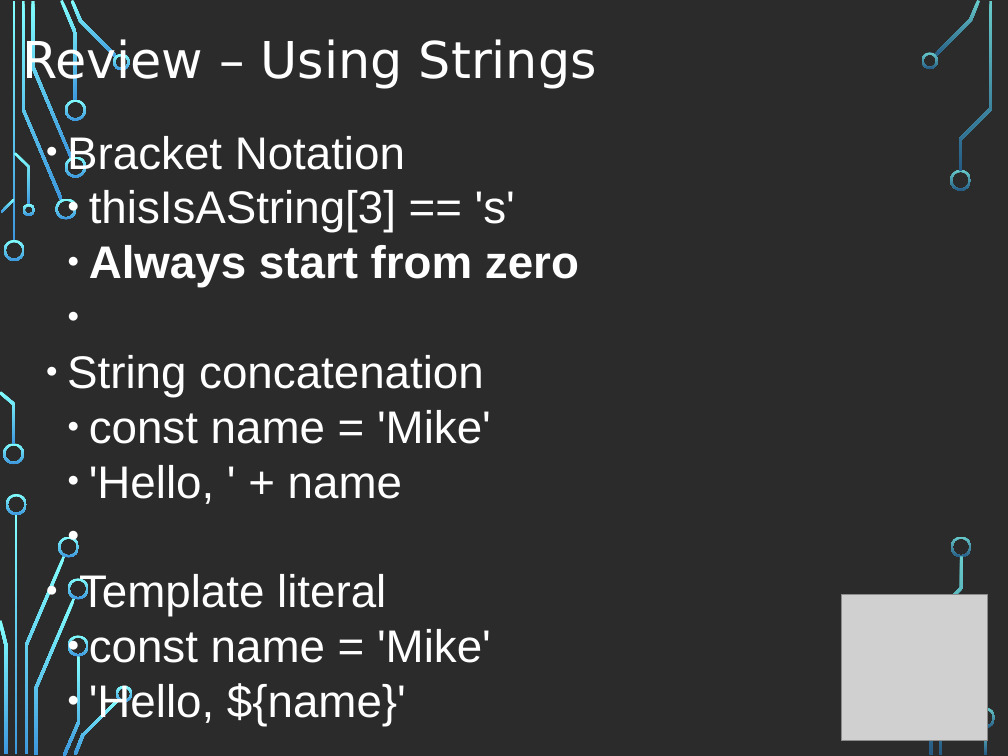
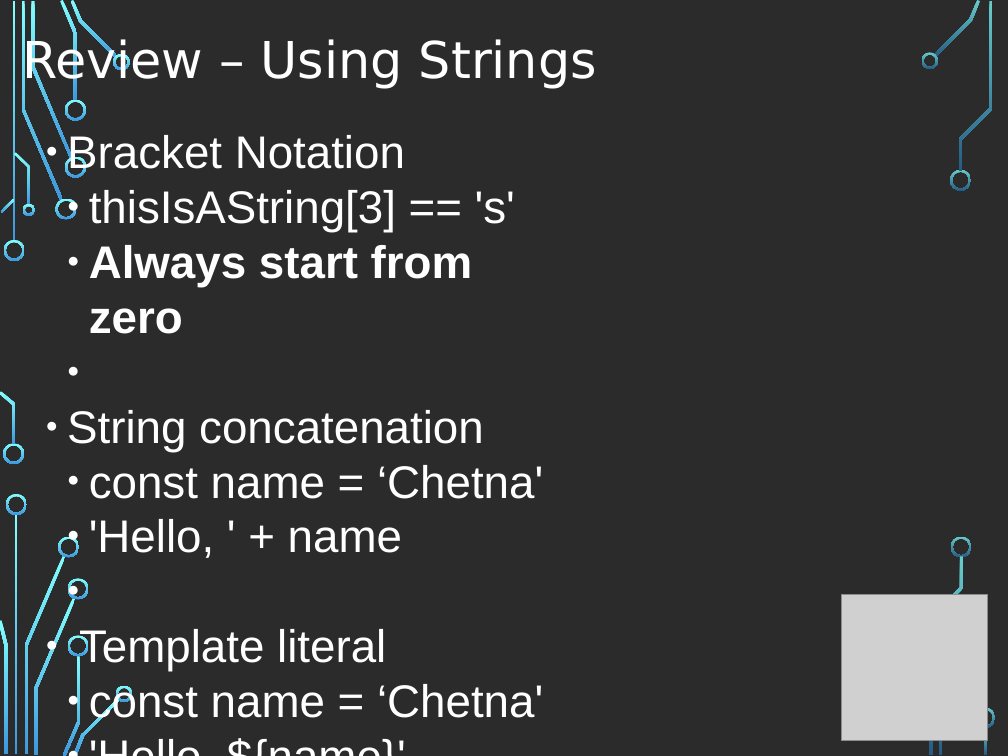
Before and after one commit to chetna23/codergirl21, a slide deck: slide 8 of Class 3.odp. Drawn at 1008x756 pixels with LibreOffice and Linux fonts; fonts in the diff are those of the drawing; grey boxes stand for pictures; background and template pictures are left out; a plain dark background stands for a picture behind light text. Boxes give left, top, right and bottom in pixels: in the first picture for what was removed or moved away, otherwise in the second. Text is boxed around its words. In the diff, an @@ line names an element or a change of style, - is before the commit and + after.

```diff
--- a/Class 3.odp
+++ b/Class 3.odp
@@ text at <box>89,465,543,499</box>: text changed @@
-  ● const name = 'Mike'
+  ● const name = ‘Chetna'
@@ text at <box>89,684,543,726</box>: text changed @@
-  ● const name = 'Mike'
+  ● const name = ‘Chetna'
```
Also in this commit, not shown: 24 other files.
